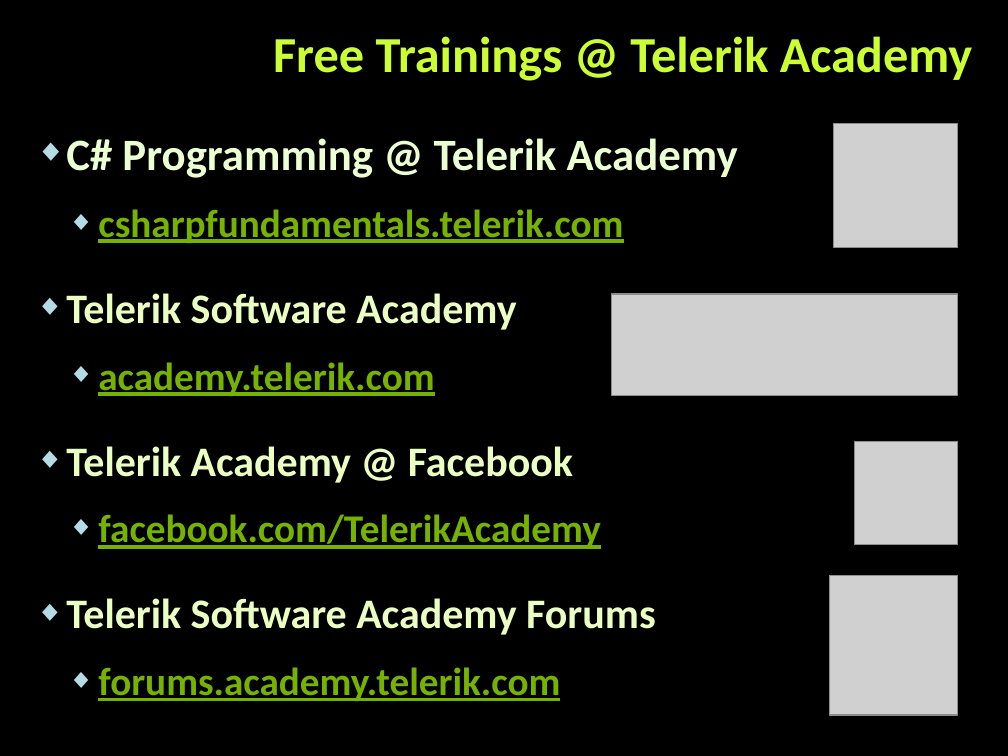
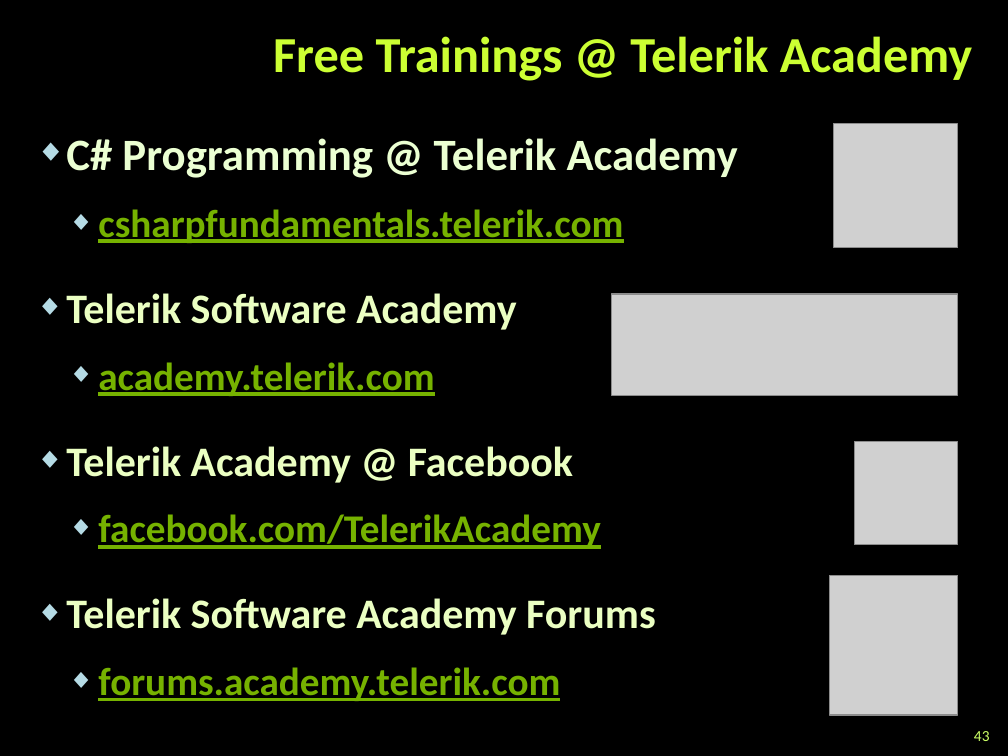
Before and after one commit to martin-nikolov/Telerik-Academy, a slide deck: slide 43 of Programming with C#/4. C# High-Quality Code/12. Refactoring/Refactoring.pptx (slide 23 before the commit). Drawn at 1008x756 pixels with LibreOffice and Linux fonts; fonts in the diff are those of the drawing; grey boxes stand for pictures; background and template pictures are left out. Boxes give left, top, right and bottom in pixels: in the first picture for what was removed or moved away, otherwise in the second. Text is boxed around its words. In the diff, an @@ line names an element or a change of style, - is before the commit and + after.

```diff
--- a/Programming with C#/4. C# High-Quality Code/12. Refactoring/Refactoring.pptx
+++ b/Programming with C#/4. C# High-Quality Code/12. Refactoring/Refactoring.pptx
@@ page number added at [974,731,990,741], 11 pt, text #CCFF66 @@
+43
```
Also in this commit, not shown: 10 other slides changed, 23 slides added, 3 slides removed, 9 other files.
